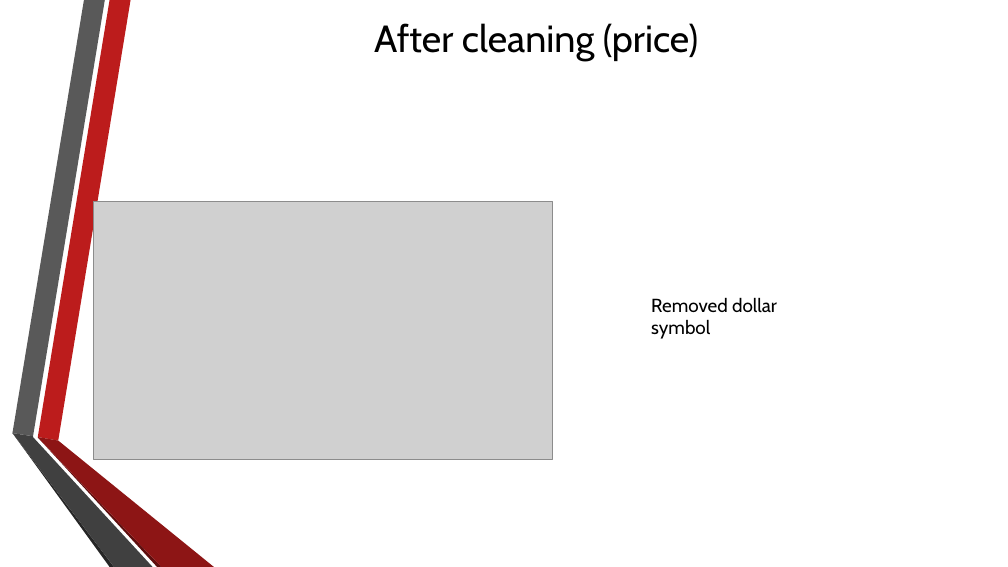
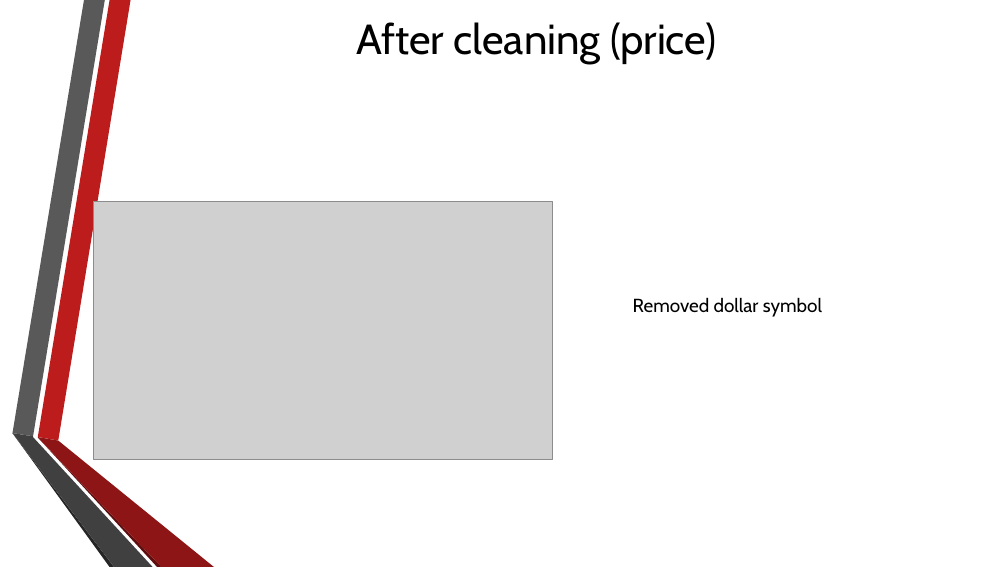
Before and after one commit to taherlokhandwala/IDSProject, a slide deck: slide 8 of IDS.pptx. Drawn at 1008x567 pixels with LibreOffice and Linux fonts; fonts in the diff are those of the drawing; grey boxes stand for pictures; background and template pictures are left out. Boxes give left, top, right and bottom in pixels: in the first picture for what was removed or moved away, otherwise in the second. Text is boxed around its words. In the diff, an @@ line names an element or a change of style, - is before the commit and + after.

```diff
--- a/IDS.pptx
+++ b/IDS.pptx
@@ text "After cleaning (price)" at (x1=356, y1=22, x2=716, y2=64): size 36 to 40 pt @@
@@ text "Removed dollar symbol" rewrapped from (x1=651, y1=297, x2=777, y2=339) to (x1=633, y1=297, x2=822, y2=317) @@
```
Also in this commit, not shown: 9 other slides changed, 1 slide added, 3 other files.
